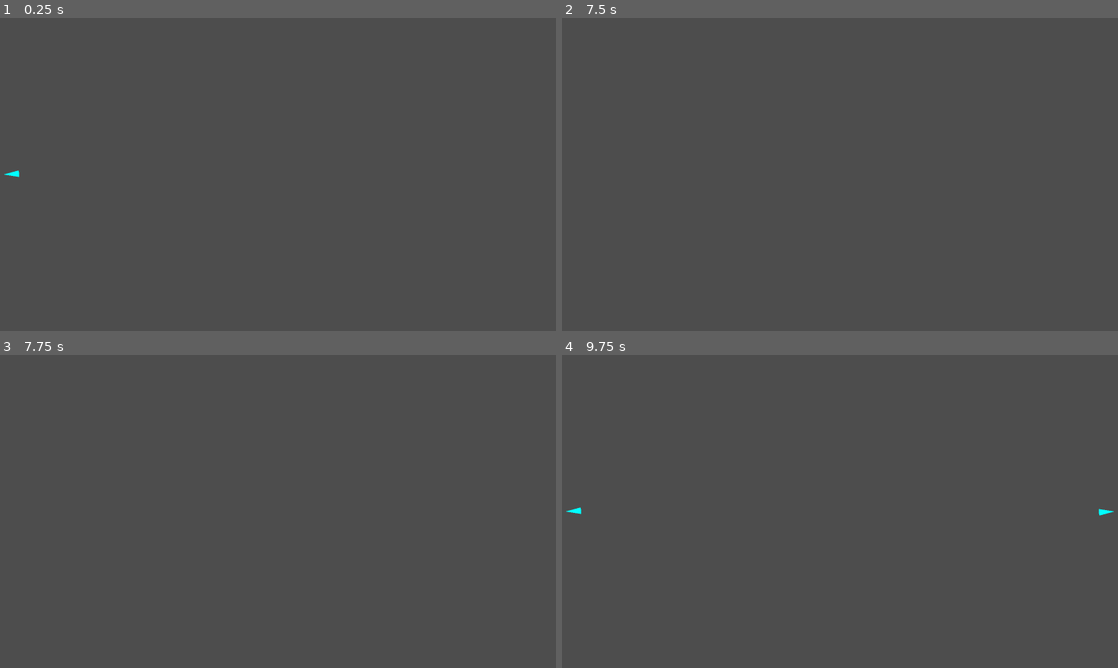
Above: before the commit, frames 1-4 (two rows, left to right).
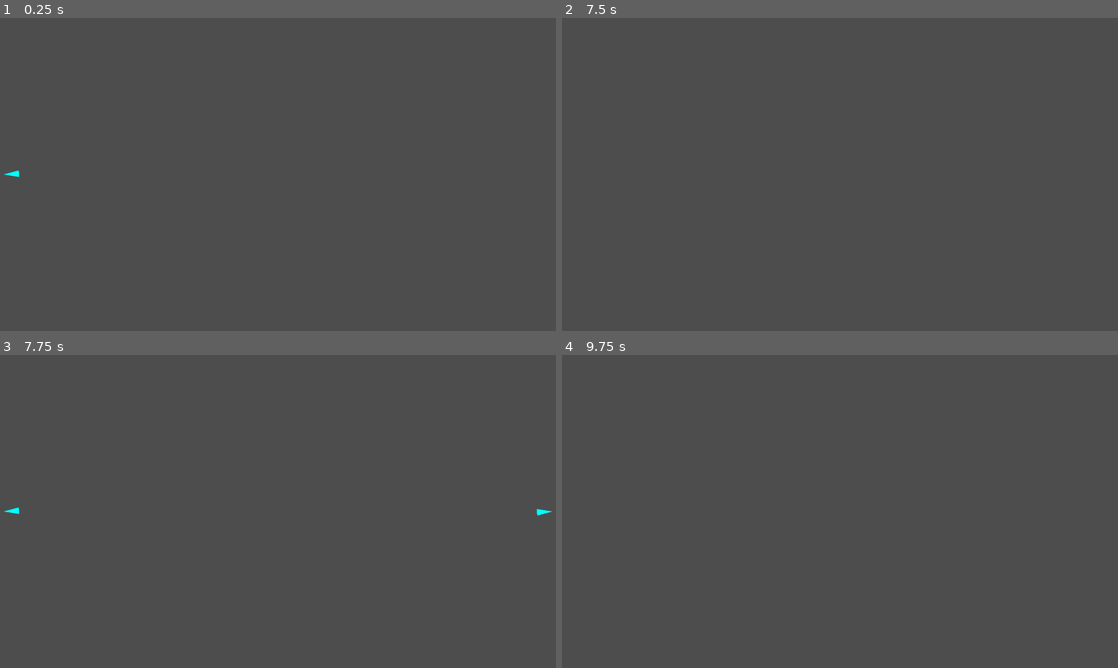
Above: after the commit, the same moments.

Repository: yancouto/psych0
Game: Godot game, scene res://runner.tscn
The game is run twice, just before and just after one commit, with the same random seed, the same clock (stepped at 60 frames per second) and the same inputs.
Inputs (mouse positions are in pixels of both pictures, inside the frame that each line leads up to):
- Up to frame 1 (0.25 s): no input
- Up to frame 2 (7.5 s): tap Enter at 0.5, 2, 3.5 s; move the mouse to (962, 158) at 0.52 s; press the mouse at (962, 158) at 0.53 s; hold D (move_right) 0.53-1.28 s; tap Space at 1.25, 2.75, 4.25 s; move the mouse to (728, 190) at 1.27 s; release the mouse at (728, 190) at 1.28 s; hold S (move_down) 1.28-2.03 s; click (728, 190) at 1.35 s; move the mouse to (895, 105) at 2.02 s; press the mouse at (895, 105) at 2.03 s; hold D (move_right) 2.03-2.78 s; move the mouse to (812, 237) at 2.77 s; release the mouse at (812, 237) at 2.78 s; hold W (move_up) 2.78-3.53 s; click (812, 237) at 2.85 s; move the mouse to (1006, 221) at 3.52 s; press the mouse at (1006, 221) at 3.53 s; hold A (move_left) 3.53-5.03 s; move the mouse to (673, 127) at 4.27 s; release the mouse at (673, 127) at 4.28 s; click (673, 127) at 4.35 s; move the mouse to (867, 174) at 5.02 s; press the mouse at (867, 174) at 5.03 s; hold S (move_down) 5.03-5.78 s; move the mouse to (756, 96) at 5.77 s; release the mouse at (756, 96) at 5.78 s; hold D (move_right) 5.78-6.53 s; click (756, 96) at 5.85 s; move the mouse to (962, 158) at 6.52 s; press the mouse at (962, 158) at 6.53 s; hold W (move_up) 6.53-7.28 s; move the mouse to (728, 190) at 7.27 s; release the mouse at (728, 190) at 7.28 s; hold D (move_right) from 7.28 s (still down); click (728, 190) at 7.35 s
- Up to frame 3 (7.75 s): keep holding D (move_right)
- Up to frame 4 (9.75 s): move the mouse to (895, 442) at 8.02 s; release D (move_right) at 8.03 s; press the mouse at (895, 442) at 8.03 s; hold S (move_down) 8.03-8.78 s; move the mouse to (812, 574) at 8.77 s; release the mouse at (812, 574) at 8.78 s; hold A (move_left) 8.78-9.53 s; click (812, 574) at 8.85 s; move the mouse to (1006, 558) at 9.52 s; press the mouse at (1006, 558) at 9.53 s; hold W (move_up) from 9.53 s (still down)

Frames 1-2 are identical in both runs. In frame 3, less than 0.1% of the frame differs, in the area x 0-100%, y 48-52%; in frame 4, less than 0.1%.

Commit message:
Distributed horizontal lines

Diff:
--- a/editor/builder_event.gd
+++ b/editor/builder_event.gd
@@ -16,6 +16,7 @@
 class WaitUntilNoEnemies extends BuilderEvent:
 	func process_and_update_time(cur_time: LevelTime) -> Array[EventWithTime]:
 		cur_time.wait_until_no_enemies += 1
+		cur_time.secs_after = 0
 		return []
 
 # In 1D, when will segment s1 intersect segment s2 if it moves with speed speed
--- a/editor/formation.gd
+++ b/editor/formation.gd
@@ -36,6 +36,56 @@
 			enemies[i] = EnemyToSpawn.new(enemy_radius, pos, speed)
 		return enemies
 
+enum HorizontalLineSide { Top, Bottom }
+
+class HorizontalLinePlacement:
+	class Distribute extends HorizontalLinePlacement:
+		var margin: float
+		func _init(margin: float = 0):
+			self.margin = margin
+		func positions(n: int, radius: float, len: float) -> Array[Vector2]:
+			assert(n > 0)
+			if n == 1:
+				return [Vector2(len / 2, 0)]
+			var pos: Array[Vector2] = []
+			len -= margin * 2
+			for i in range(n):
+				var dist := (len - 2 * n * radius) / (n - 1)
+				var x := i * dist + radius * (2 * i + 1)
+				pos.append(Vector2(x + margin, 0))
+			return pos
+	# Position of enemies, assuming screen horizontal size is len
+	# y will start at 0 and go torwards positive
+	func positions(n: int, radius: float, len: float) -> Array[Vector2]:
+		assert(false, "Must be implemented by all subclasses")
+		return []
+
+class HorizontalLine extends Formation:
+	var amount: int
+	var side: HorizontalLineSide
+	var placement: HorizontalLinePlacement
+	var speed_len: float
+	var radius: float
+	func _init(amount: int, side: HorizontalLineSide, placement: HorizontalLinePlacement, speed_len: float = 300, radius: float = 30):
+		self.amount = amount
+		self.side = side
+		self.placement = placement
+		self.speed_len = speed_len
+		self.radius = radius
+	func raw_enemies() -> Array[EnemyToSpawn]:
+		var positions := placement.positions(amount, radius, LevelBuilder.W)
+		var enemies: Array[EnemyToSpawn] = []
+		for pos in positions:
+			var speed_y: float
+			if side == HorizontalLineSide.Top:
+				pos.y = -radius - pos.y
+				speed_y = speed_len
+			else:
+				pos.y = LevelBuilder.H + radius + pos.y
+				speed_y = -speed_len
+			enemies.append(EnemyToSpawn.new(radius, pos, Vector2(0, speed_y)))
+		return enemies
+
 # All enemies that should be spawned at exactly the same time
 func raw_enemies() -> Array[EnemyToSpawn]:
 	assert(false)
--- a/levels/level1.gd
+++ b/levels/level1.gd
@@ -17,3 +17,9 @@
 	spawn(F.Circle.new(2, -screen_angle, 400))
 	spawn(F.Circle.new(2, screen_angle, 400))
 	wait_until_no_enemies()
+
+	wait(2)
+	spawn(F.HorizontalLine.new(10, F.HorizontalLineSide.Top, F.HorizontalLinePlacement.Distribute.new()))
+	wait(1)
+	spawn(F.HorizontalLine.new(12, F.HorizontalLineSide.Bottom, F.HorizontalLinePlacement.Distribute.new(), 400, 30))
+	wait_until_no_enemies()
